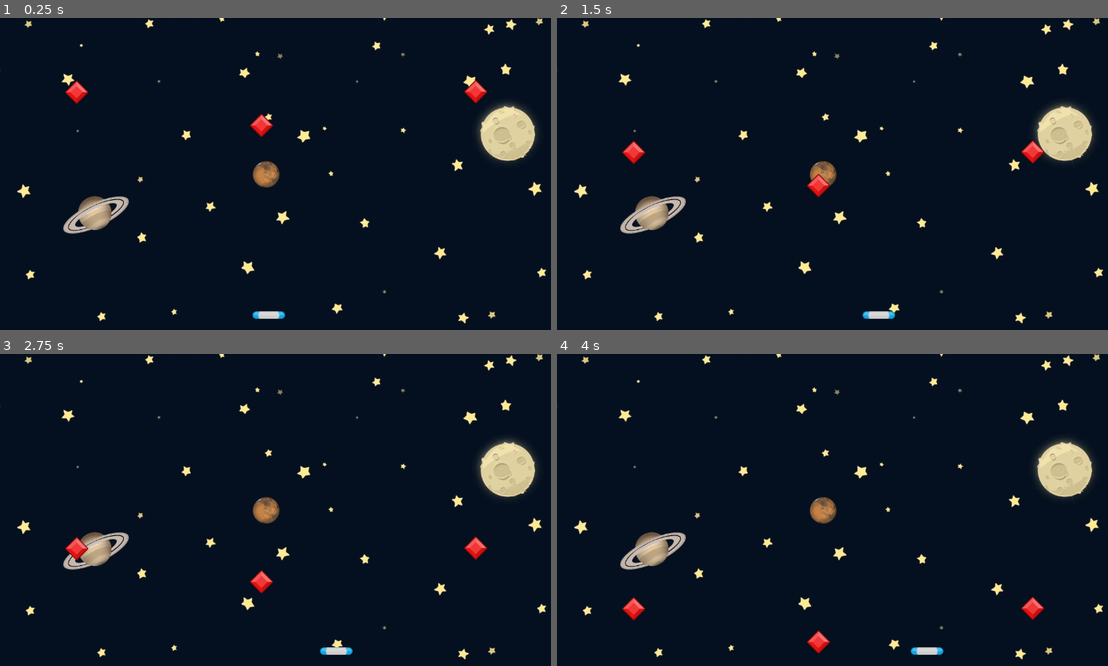
Above: before the commit, frames 1-4 (two rows, left to right).
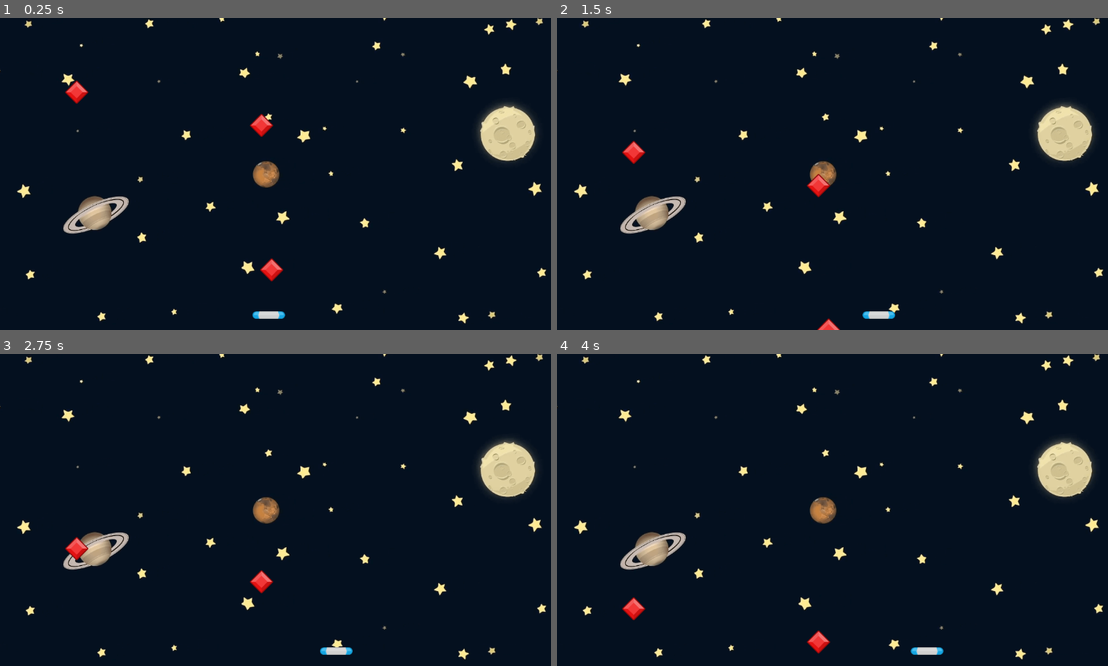
Above: after the commit, the same moments.

Repository: Peter-Pander/GemCatcher
Game: Godot game, scene res://Scenes/Game.tscn
Same seed, same stepped clock (60 frames per second), same inputs: the game is played once before the commit and once after it.
Inputs:
- Up to frame 1 (0.25 s): no input
- Up to frame 2 (1.5 s): hold D (move_right) 0.53-1.28 s; hold A (move_left) from 1.28 s (still down)
- Up to frame 3 (2.75 s): release A (move_left) at 2.03 s; hold D (move_right) from 2.03 s (still down)
- Up to frame 4 (4 s): release D (move_right) at 3.53 s; hold A (move_left) from 3.53 s (still down)

The runs differ from the first frame. In frame 1, 0.3% of the frame differs, in the area x 47-89%, y 19-85%; in frame 2, 0.3%; in frame 3, 0.2%; in frame 4, 0.2%.

Commit message:
Use signals to detect when gem hits paddle

Diff:
--- /dev/null
+++ b/Scenes/Game.gd
@@ -0,0 +1,8 @@
+extends Node2D
+
+
+
+
+
+func _on_paddle_area_entered(area: Area2D) -> void:
+	print("collison", area)
--- a/Scenes/Game.tscn
+++ b/Scenes/Game.tscn
@@ -1,10 +1,12 @@
-[gd_scene load_steps=4 format=3 uid="uid://u3xuua0y58te"]
+[gd_scene load_steps=5 format=3 uid="uid://u3xuua0y58te"]
 
 [ext_resource type="Texture2D" uid="uid://dvqs3sfoq1uoa" path="res://assets/GameBg.png" id="1_iukft"]
+[ext_resource type="Script" uid="uid://cxx5ddgudd6qj" path="res://Scenes/Game.gd" id="1_kldst"]
 [ext_resource type="PackedScene" uid="uid://blr3uxlojgik0" path="res://Scenes/Paddle/Paddle.tscn" id="2_gl6un"]
 [ext_resource type="PackedScene" uid="uid://bctisu45gemaq" path="res://Scenes/Gem/Gem.tscn" id="3_j5yw3"]
 
 [node name="Game" type="Node2D"]
+script = ExtResource("1_kldst")
 
 [node name="Sprite2D" type="Sprite2D" parent="."]
 position = Vector2(586, 330)
@@ -22,4 +24,6 @@
 position = Vector2(542, 173)
 
 [node name="Gem3" parent="." instance=ExtResource("3_j5yw3")]
-position = Vector2(986, 103)
+position = Vector2(563, 473)
+
+[connection signal="area_entered" from="Paddle" to="." method="_on_paddle_area_entered"]
--- a/Scenes/Gem/Gem.gd
+++ b/Scenes/Gem/Gem.gd
@@ -15,5 +15,14 @@
 	# If it falls below the bottom of the viewport, free it
 	if position.y > get_viewport_rect().end.y:
 		print("Gem falls off")
-		set_process(false)
-		queue_free()
+		die()
+
+
+func die() -> void:
+	set_process(false)
+	queue_free()
+
+
+func _on_area_entered(area: Area2D) -> void:
+	print("Gem hits paddle")
+	die()
--- a/Scenes/Gem/Gem.tscn
+++ b/Scenes/Gem/Gem.tscn
@@ -16,5 +16,6 @@
 [node name="CollisionShape2D" type="CollisionShape2D" parent="."]
 position = Vector2(0, 25)
 rotation = 0.785398
-scale = Vector2(1, 1)
 shape = SubResource("RectangleShape2D_7tt7y")
+
+[connection signal="area_entered" from="." to="." method="_on_area_entered"]
--- a/Scenes/Paddle/Paddle.gd
+++ b/Scenes/Paddle/Paddle.gd
@@ -23,3 +23,7 @@
 		get_viewport_rect().position.x,
 		get_viewport_rect().end.x
 	)
+
+
+func _on_area_entered(area: Area2D) -> void:
+	print ("_on_area_entered from Paddle Definition")
--- a/Scenes/Paddle/Paddle.tscn
+++ b/Scenes/Paddle/Paddle.tscn
@@ -16,3 +16,5 @@
 [node name="CollisionShape2D" type="CollisionShape2D" parent="."]
 rotation = 1.5708
 shape = SubResource("CapsuleShape2D_wuola")
+
+[connection signal="area_entered" from="." to="." method="_on_area_entered"]
Not shown, added: Scenes/Game.gd.uid
